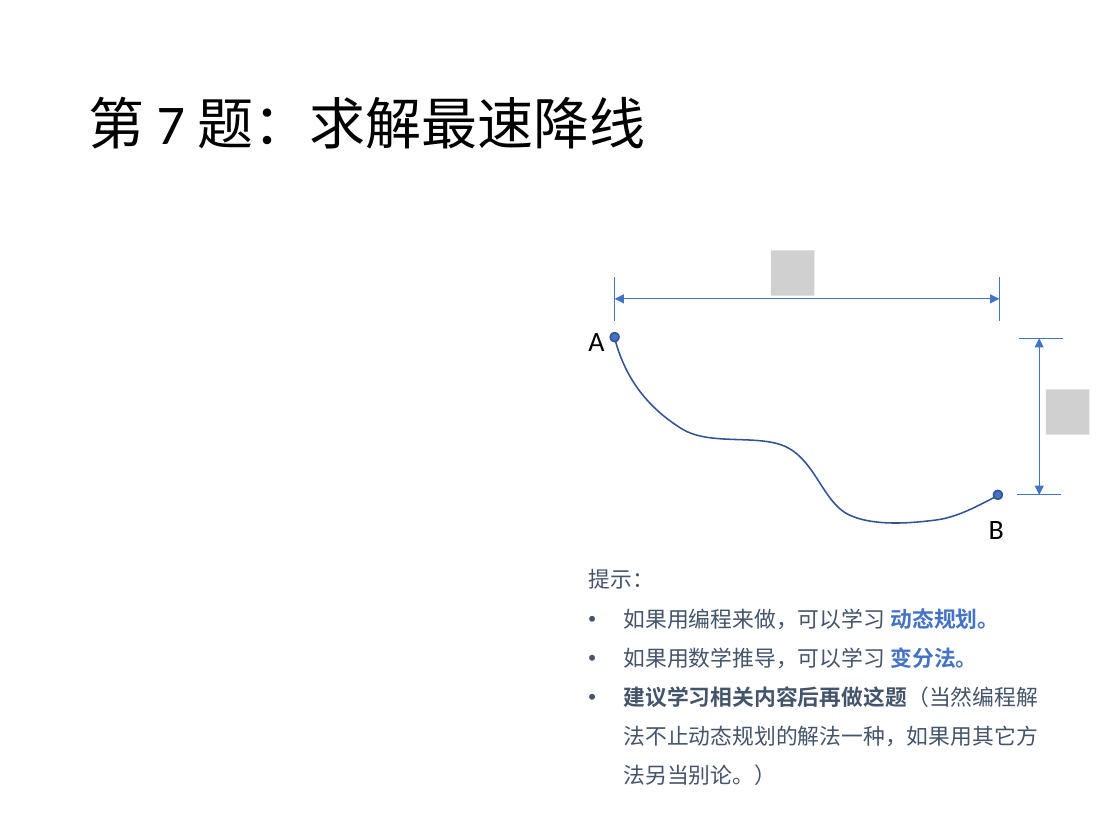
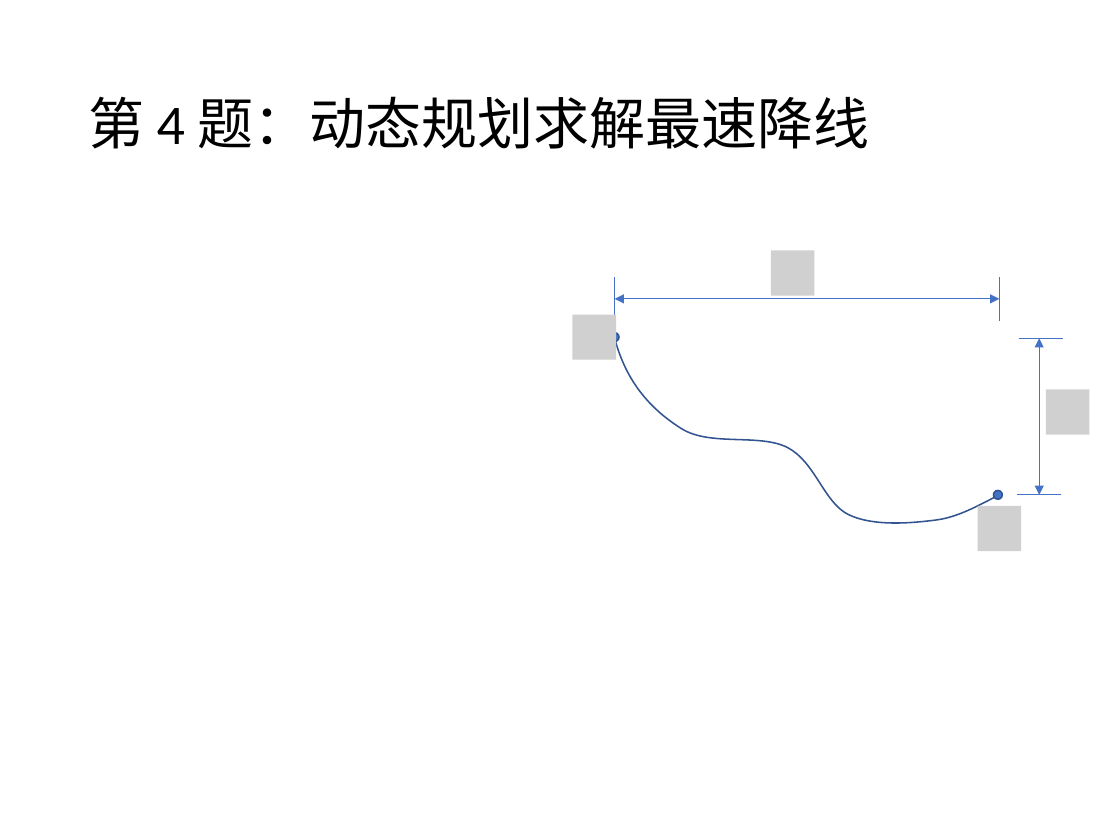
Before and after one commit to 3ki5tj/python-class, a slide deck: slide 6 of exercises/2022-winter-break-problems.pptx (slide 8 before the commit). Drawn at 1120x840 pixels with LibreOffice and Linux fonts; fonts in the diff are those of the drawing; grey boxes stand for pictures. Boxes give left, top, right and bottom in pixels: in the first picture for what was removed or moved away, otherwise in the second. Text is boxed around its words. In the diff, an @@ line names an element or a change of style, - is before the commit and + after.

```diff
--- a/exercises/2022-winter-break-problems.pptx
+++ b/exercises/2022-winter-break-problems.pptx
@@ title at [88,96,870,149]: text changed @@
-第 7 题：求解最速降线
+第 4 题：动态规划求解最速降线
@@ picture added at [572,315,616,360] @@
@@ text removed at [588,333,604,351] @@
-A
@@ picture added at [978,506,1021,551] @@
@@ text removed at [989,521,1004,539] @@
-B
@@ text removed at [588,568,1038,785] @@
-提示：
-• 如果用编程来做，可以学习 动态规划。
-• 如果用数学推导，可以学习 变分法。
-• 建议学习相关内容后再做这题（当然编程解法不止动态规划的解法一种，如果用其它方法另当别论。）
```
Also in this commit, not shown: 4 other slides changed, 6 slides added, 3 slides removed, 7 other files.
